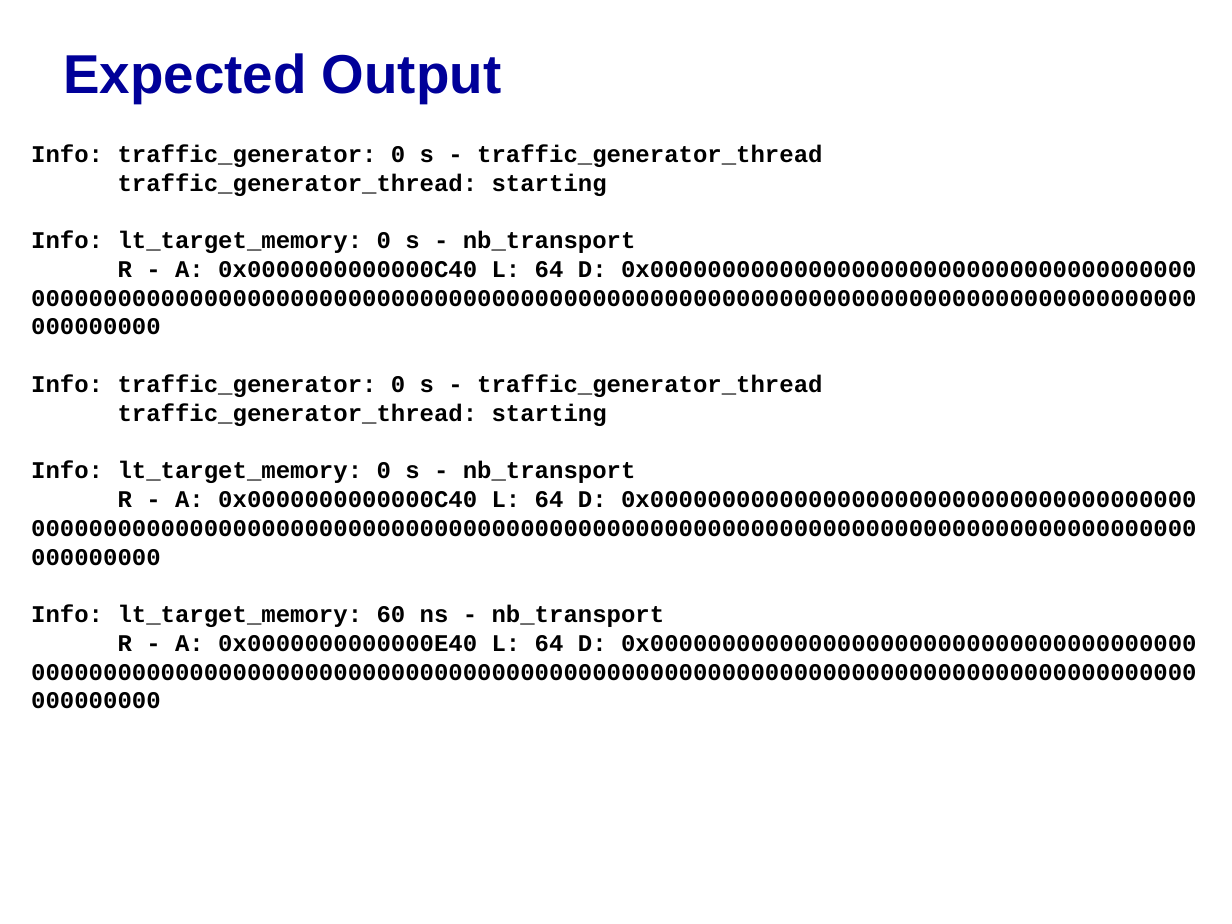
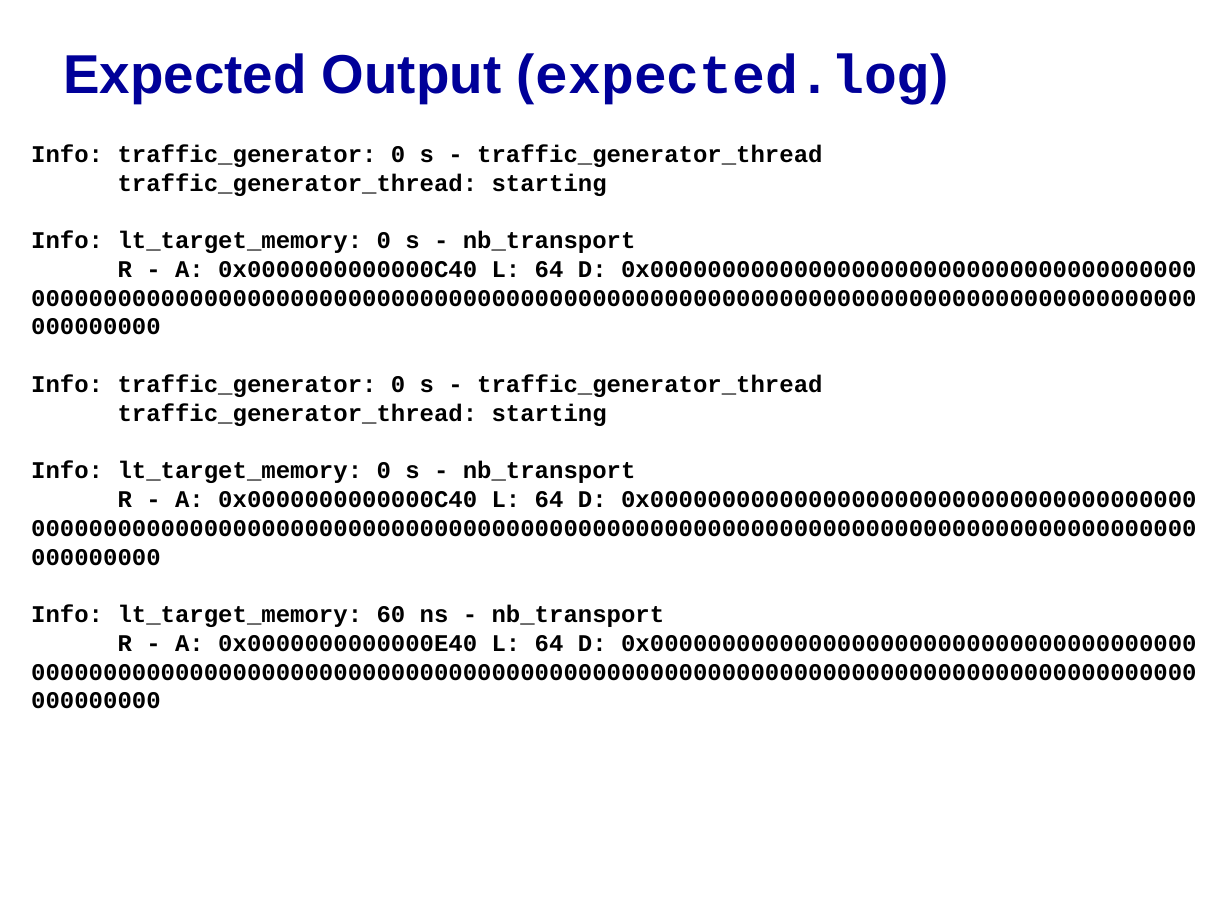
Before and after one commit to accellera-official/systemc, a slide deck: slide 6 of examples/tlm/lt_min_system/docs/lt_min_system_example.ppt. Drawn at 1232x924 pixels with LibreOffice and Linux fonts; fonts in the diff are those of the drawing; background and template pictures are left out. Boxes give left, top, right and bottom in pixels: in the first picture for what was removed or moved away, otherwise in the second. Text is boxed around its words. In the diff, an @@ line names an element or a change of style, - is before the commit and + after.

```diff
--- a/examples/tlm/lt_min_system/docs/lt_min_system_example.ppt
+++ b/examples/tlm/lt_min_system/docs/lt_min_system_example.ppt
@@ title at bbox=[63, 53, 948, 103]: text changed @@
-Expected Output
+Expected Output (expected.log)
```
Also in this commit, not shown: 7 other slides changed.
